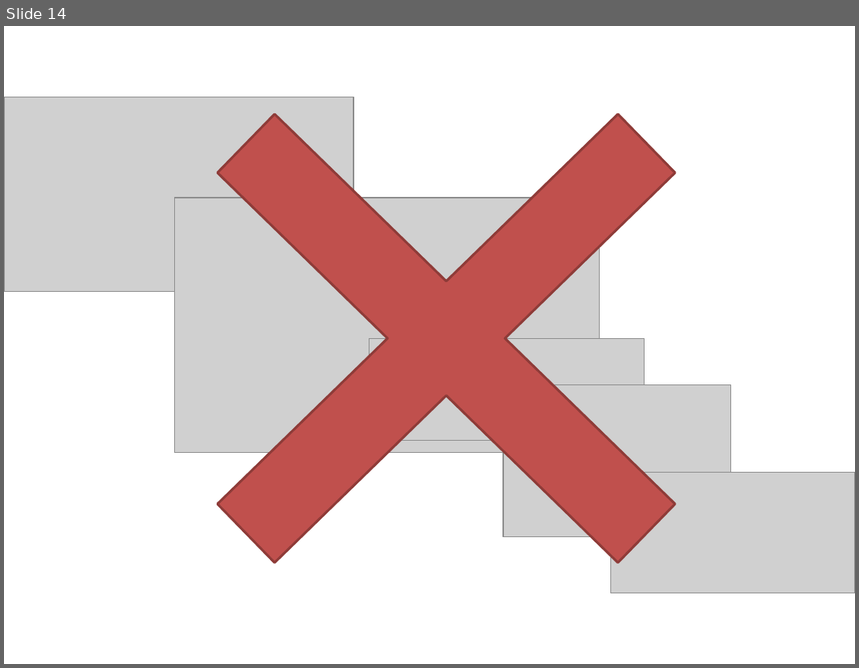
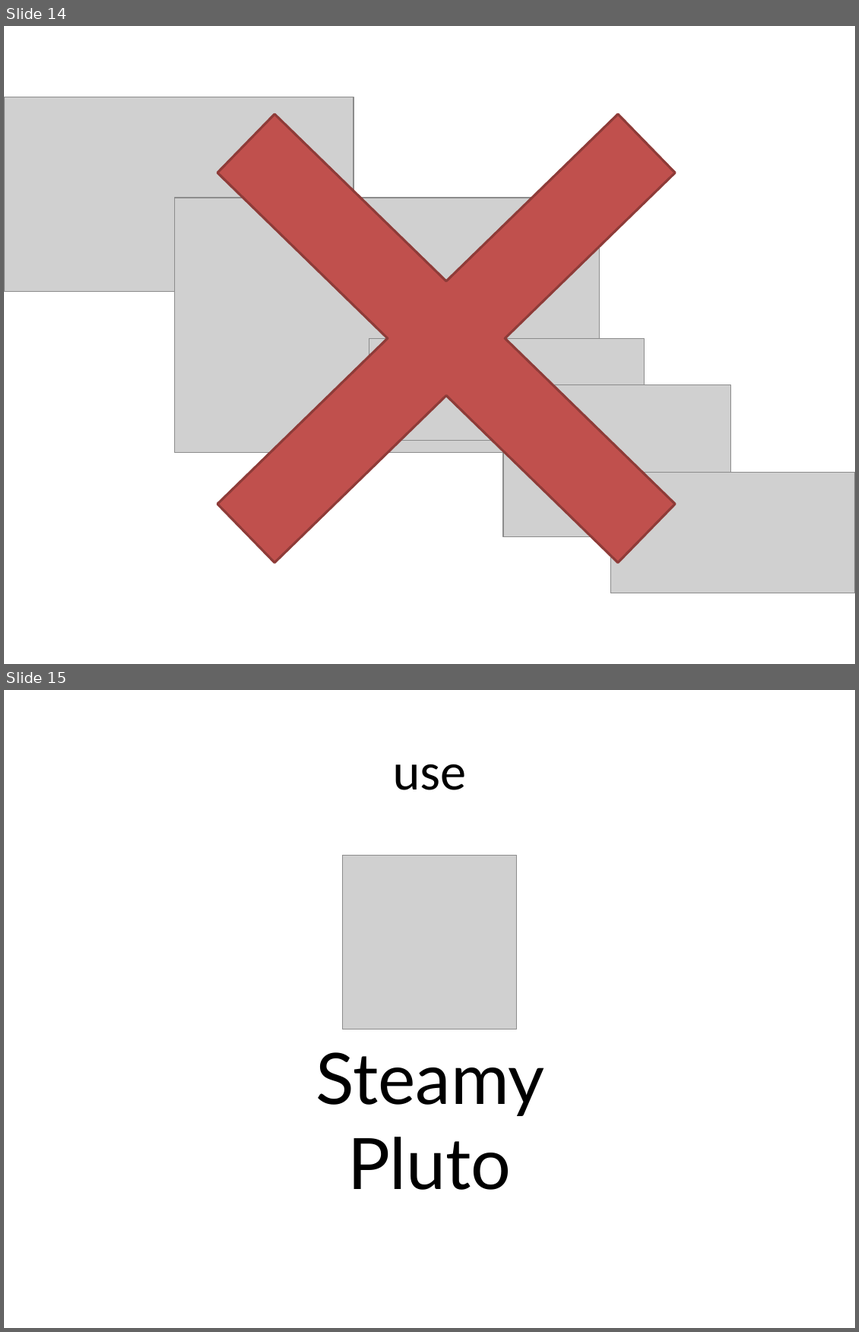
Before and after one commit to kajk/SteamyPluto, a slide deck: Presentation.pptx. Shown one above the other, each under a label of ours: slide 14 before the commit, slides 14 and 15 after it. The pictures are 859x668 and 859x1332 pixels, drawn with LibreOffice and Linux fonts; fonts in the diff are those of the drawing; grey boxes stand for pictures. Boxes give left, top, right and bottom in pixels: in the first picture for what was removed or moved away, otherwise in the second. Text is boxed around its words. In the diff, an @@ line names an element or a change of style, - is before the commit and + after.

Commit message:
Presentation Update

```diff
--- a/Presentation.pptx
+++ b/Presentation.pptx
@@ slide 15 added at box(4, 690, 855, 1328), background #FFFFFF @@
@@ title added at box(393, 764, 467, 790), 44 pt, text #000000 @@
+use
@@ picture added at box(343, 855, 517, 1030) @@
@@ text added at box(316, 1053, 545, 1190), 60 pt, text #000000 @@
+Steamy Pluto
```
Also in this commit, not shown: 1 other file.
